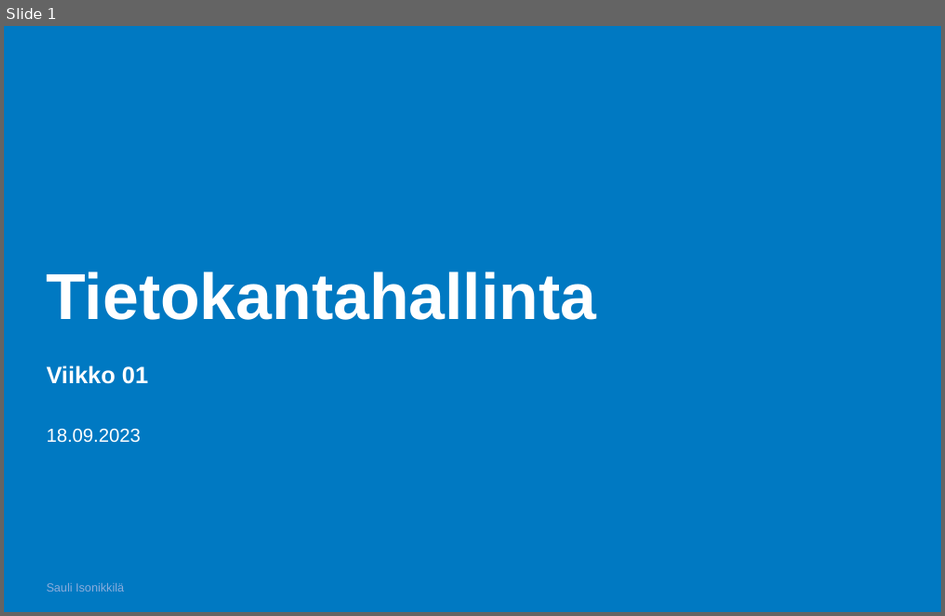
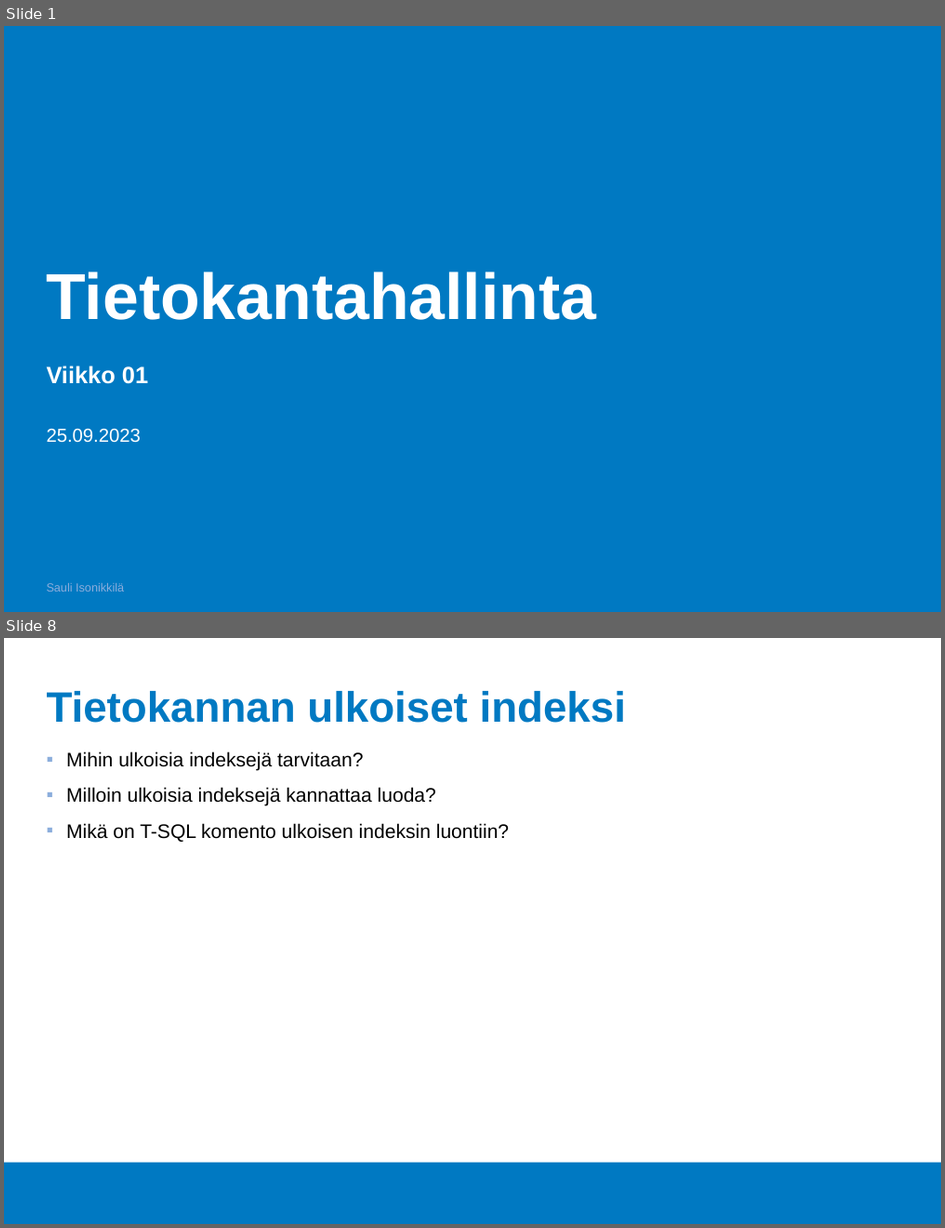
Before and after one commit to Tietokantahallinta/Tietokantahallinta.github.io, a slide deck: luennot/viikko01/Luentokalvot_01.odp. Shown one above the other, each under a label of ours: slide 1 before the commit, slides 1 and 8 after it; the slides between them are not shown. The pictures are 945x616 and 945x1228 pixels, drawn with LibreOffice and Linux fonts; fonts in the diff are those of the drawing; background and template pictures are left out. Boxes give left, top, right and bottom in pixels: in the first picture for what was removed or moved away, otherwise in the second. Text is boxed around its words. In the diff, an @@ line names an element or a change of style, - is before the commit and + after.

```diff
--- a/luennot/viikko01/Luentokalvot_01.odp
+++ b/luennot/viikko01/Luentokalvot_01.odp
@@ slide 8 added at (4,638,941,1224), background #FFFFFF; not listed: 1 template element that a slide beside it also shows @@
@@ title added at (47,691,626,723), 36 pt, text #0079C2, bold @@
+Tietokannan ulkoiset indeksi
@@ text added at (66,751,509,842), 16.6 pt, text #000000 @@
+▪ Mihin ulkoisia indeksejä tarvitaan?
+▪ Milloin ulkoisia indeksejä kannattaa luoda?
+▪ Mikä on T-SQL komento ulkoisen indeksin luontiin?
@@ slide 1 changed as well @@
@@ text at (47,429,141,443): text changed @@
-18.09.2023
+25.09.2023
```
Also in this commit, not shown: 1 other slide changed, 6 other slides added, 2 slides removed, 5 other files.
